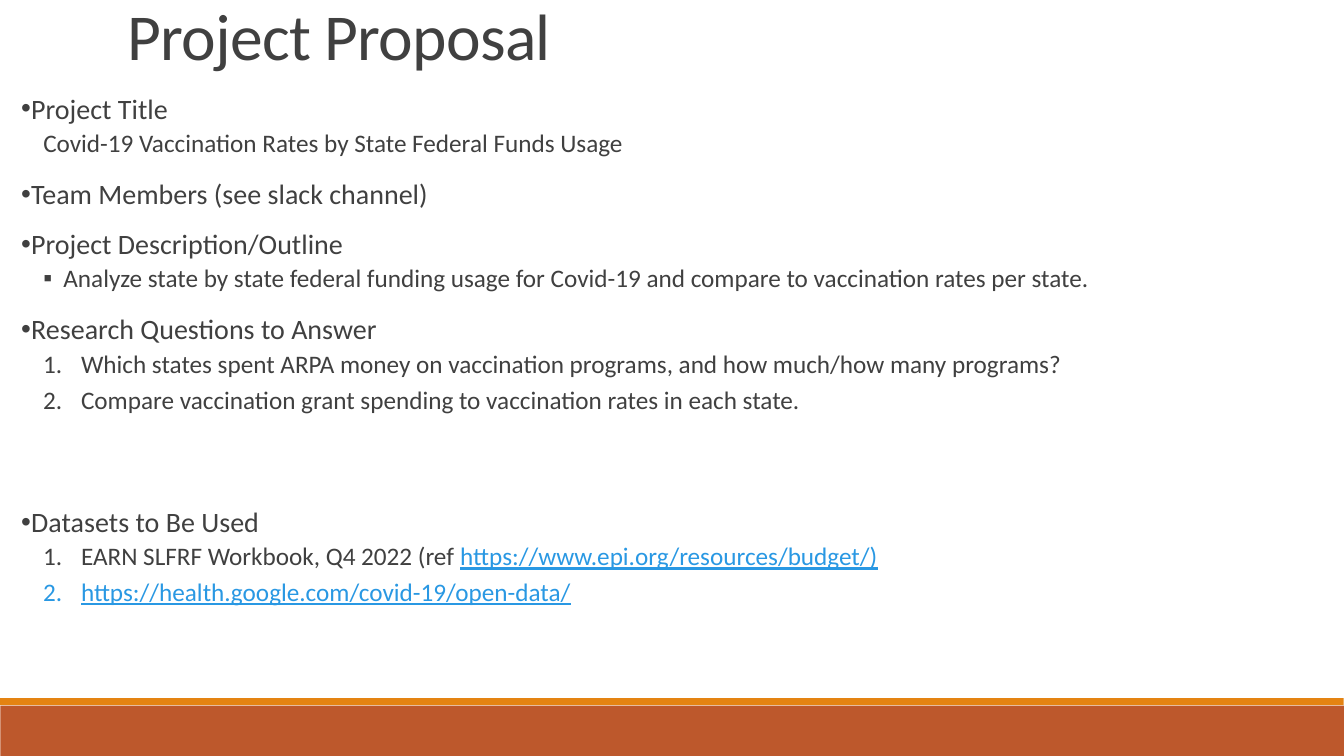
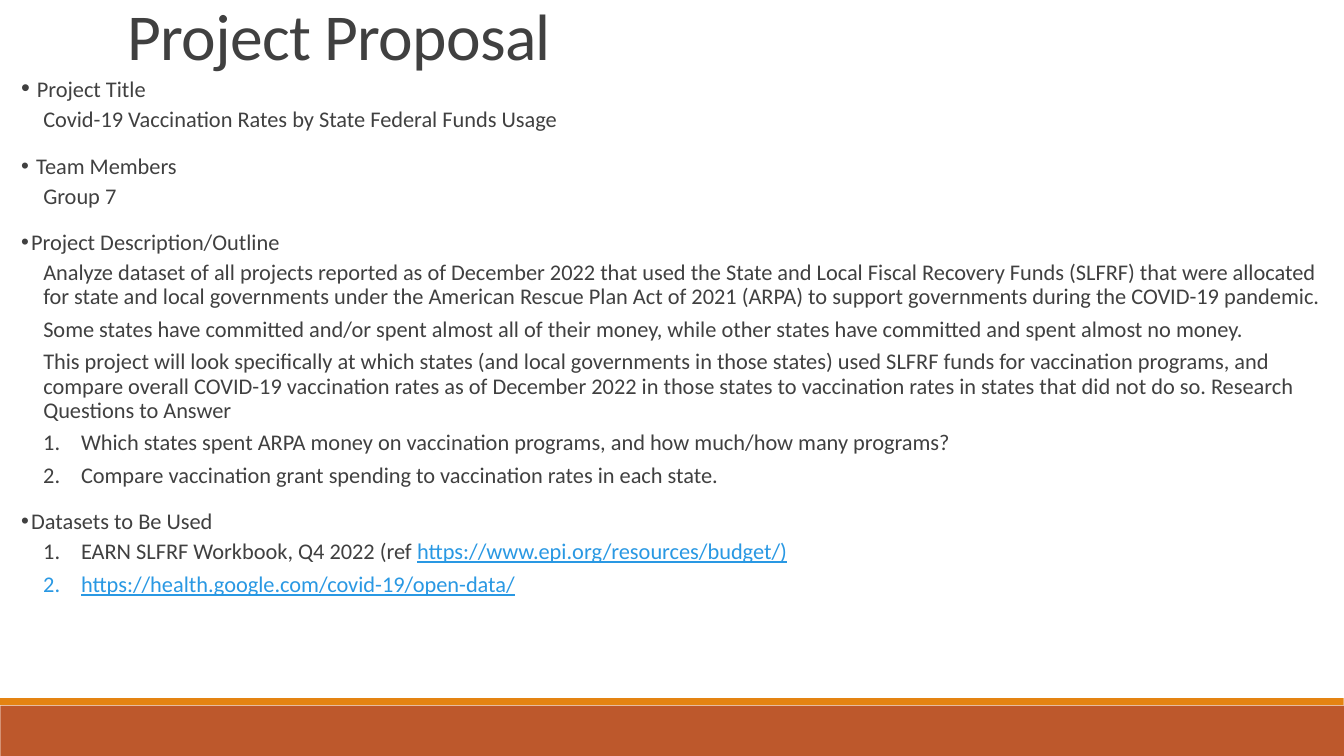
Before and after one commit to Evdawg/Project_1_Covid_Data, a slide deck: slide 8 of Project notes.pptx (slide 9 before the commit). Drawn at 1344x756 pixels with LibreOffice and Linux fonts; fonts in the diff are those of the drawing. Boxes give left, top, right and bottom in pixels: in the first picture for what was removed or moved away, otherwise in the second. Text is boxed around its words. In the diff, an @@ line names an element or a change of style, - is before the commit and + after.

Commit message:
5/9/2023: Update project description. Update tasks breakdown slide.

```diff
--- a/Project notes.pptx
+++ b/Project notes.pptx
@@ text "Project Title": place and size @@
-text "Project Title" at [31,99,1089,606]
+text "Project Title" at [31,81,1319,596]
@@ text at [31,81,949,596]: size 20 to 16 pt in "Project Title", "Project Description/Outline", "Datasets to Be Used"; size 18 to 16 pt in "Covid-19 Vaccination Rates by State Federal Funds ...", "Which states spent ARPA money on vaccination ...", "Compare vaccination grant spending to vaccination rates ...", "EARN SLFRF Workbook, Q4 2022 (ref https://www.epi.org/resour ..." and 1 more places @@
@@ text at [36,158,177,208]: text changed; size 20 to 16 pt @@
-• Team Members (see slack channel)
+• Team Members
+  Group 7
@@ text at [43,264,1319,421]: text changed; size 18 to 16 pt @@
-  ▪ Analyze state by state federal funding usage for Covid-19 and compare to vaccination rates per state.
-• Research Questions to Answer
+  Analyze dataset of all projects reported as of December 2022 that used the State and Local Fiscal Recovery Funds (SLFRF) that were allocated for state and local governments under the American Rescue Plan Act of 2021 (ARPA) to support governments during the COVID-19 pandemic.
+  Some states have committed and/or spent almost all of their money, while other states have committed and spent almost no money.
+  This project will look specifically at which states (and local governments in those states) used SLFRF funds for vaccination programs, and compare overall COVID-19 vaccination rates as of December 2022 in those states to vaccination rates in states that did not do so. Research Questions to Answer
```
Also in this commit, not shown: 1 other slide changed, 2 slides removed.
